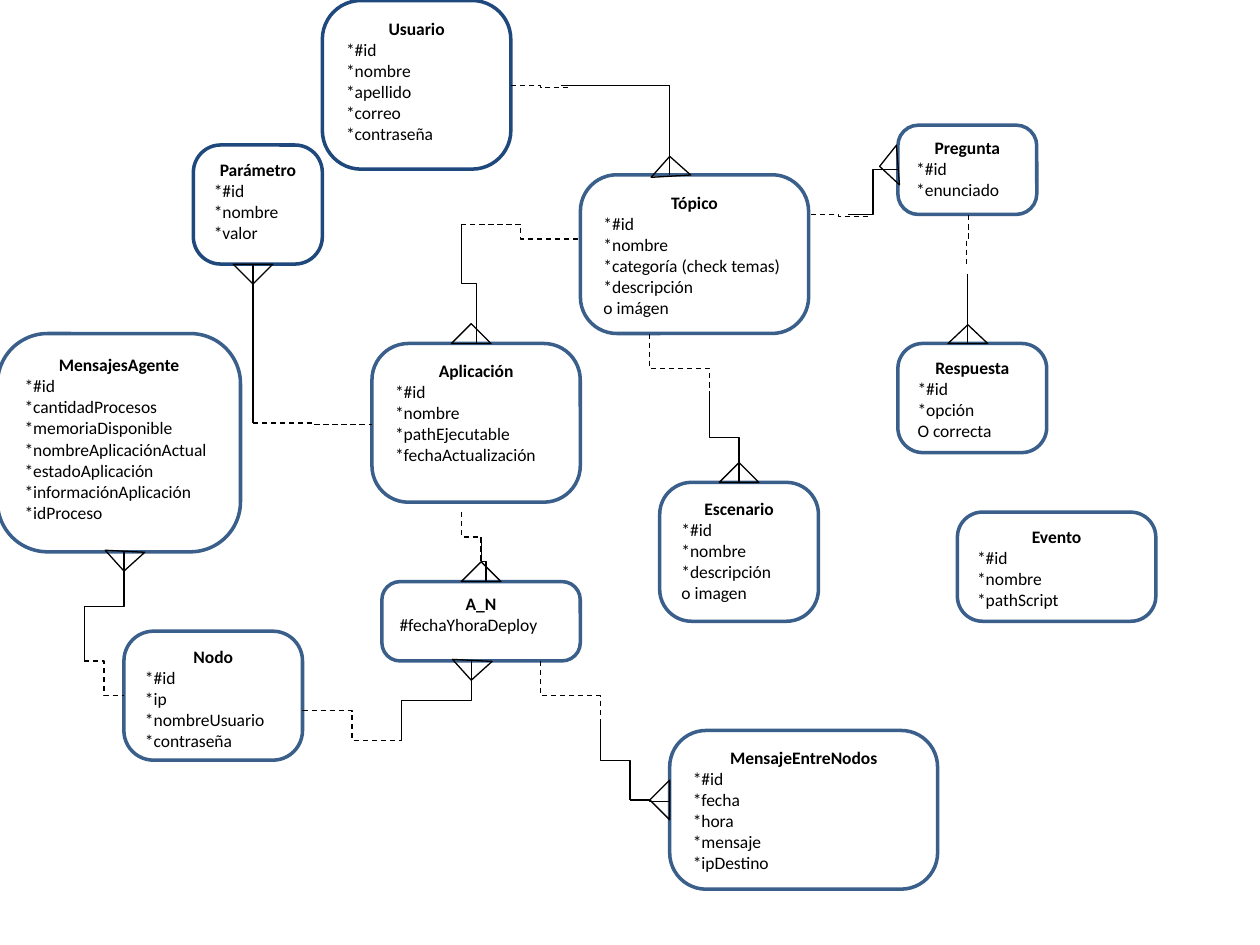
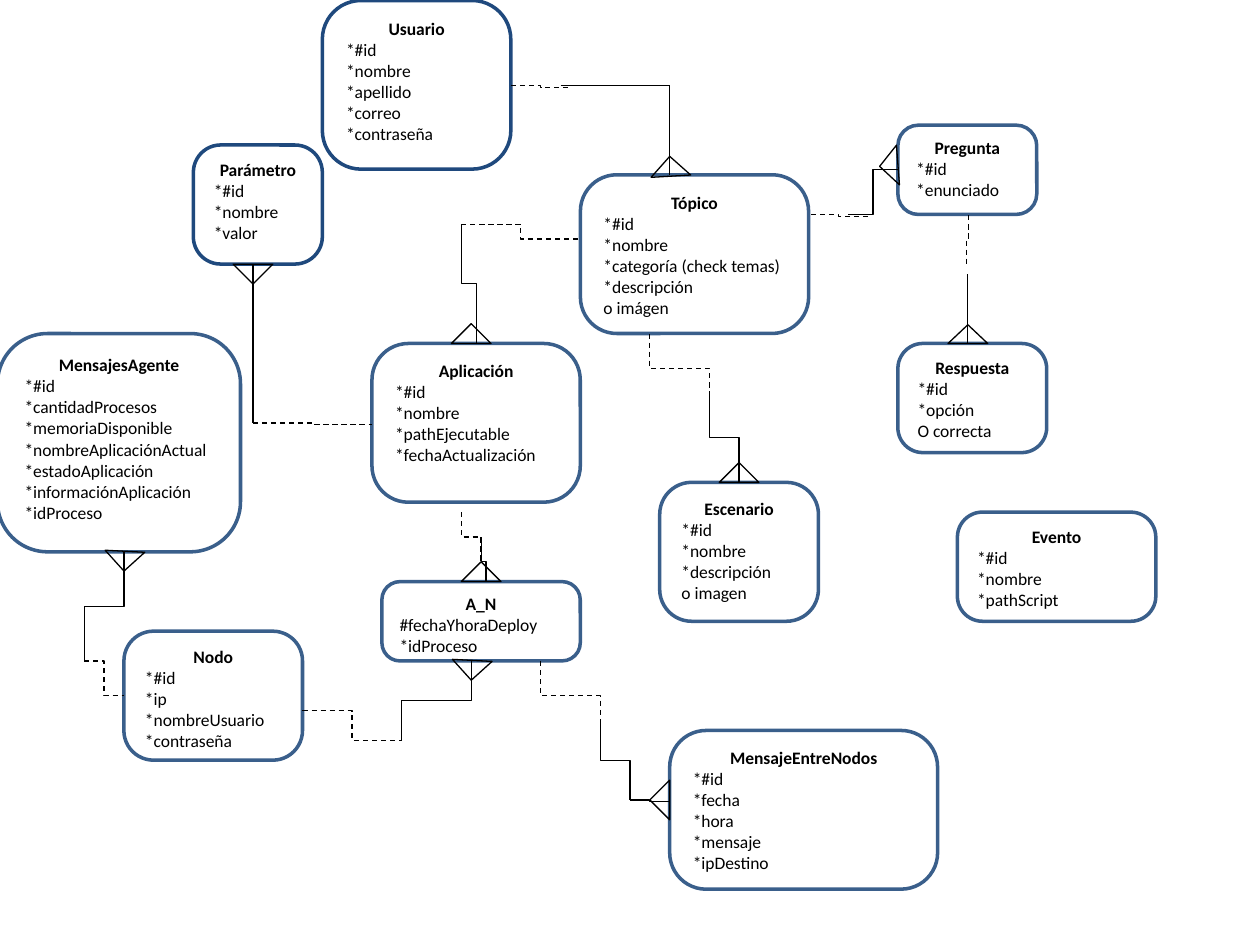
Before and after one commit to qckzr/teg-hs, a slide deck: slide 1 of Documentos/er.pptx. Drawn at 1260x945 pixels with LibreOffice and Linux fonts; fonts in the diff are those of the drawing. Boxes give left, top, right and bottom in pixels: in the first picture for what was removed or moved away, otherwise in the second. Text is boxed around its words. In the diff, an @@ line names an element or a change of style, - is before the commit and + after.

```diff
--- a/Documentos/er.pptx
+++ b/Documentos/er.pptx
@@ text in rounded rectangle at [400, 639, 478, 652]: paragraph added @@
+*idProceso
```
Also in this commit, not shown: 29 other files.
